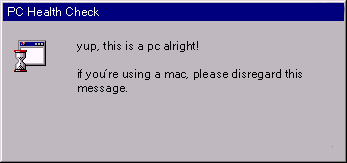
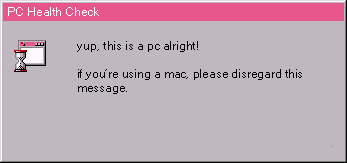
The second (347, 163) image is a revision of the first. Changes to its layers:
painted on "Layer 2" over [298, 2, 345, 21]
painted on "Layer 1" over [3, 3, 344, 46]
